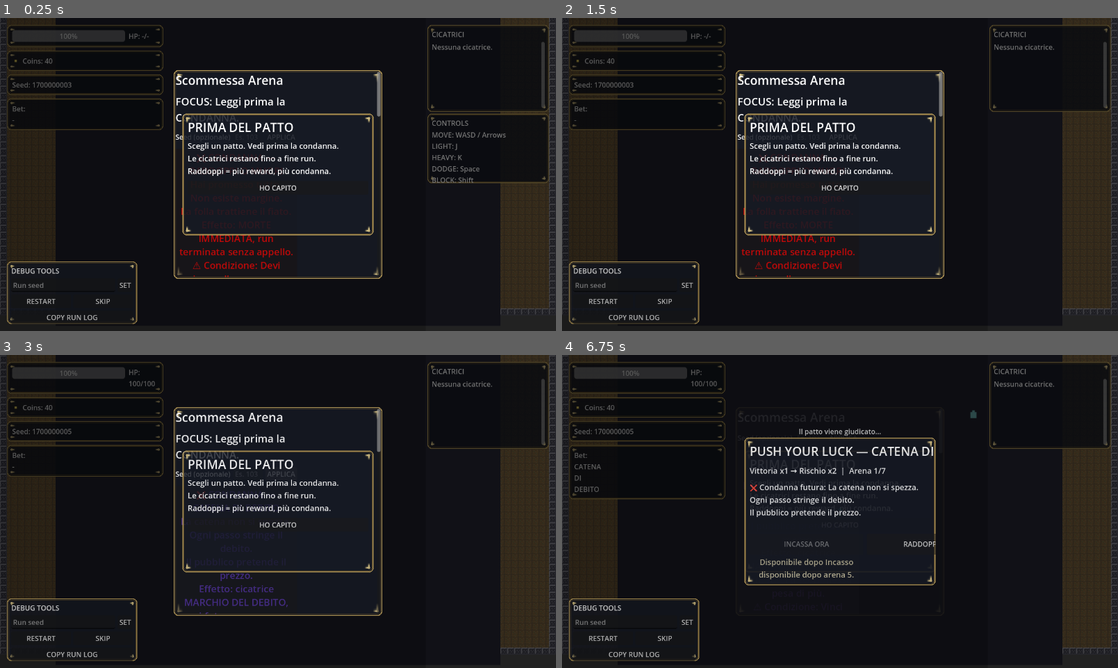
Above: before the commit, frames 1-4 (two rows, left to right).
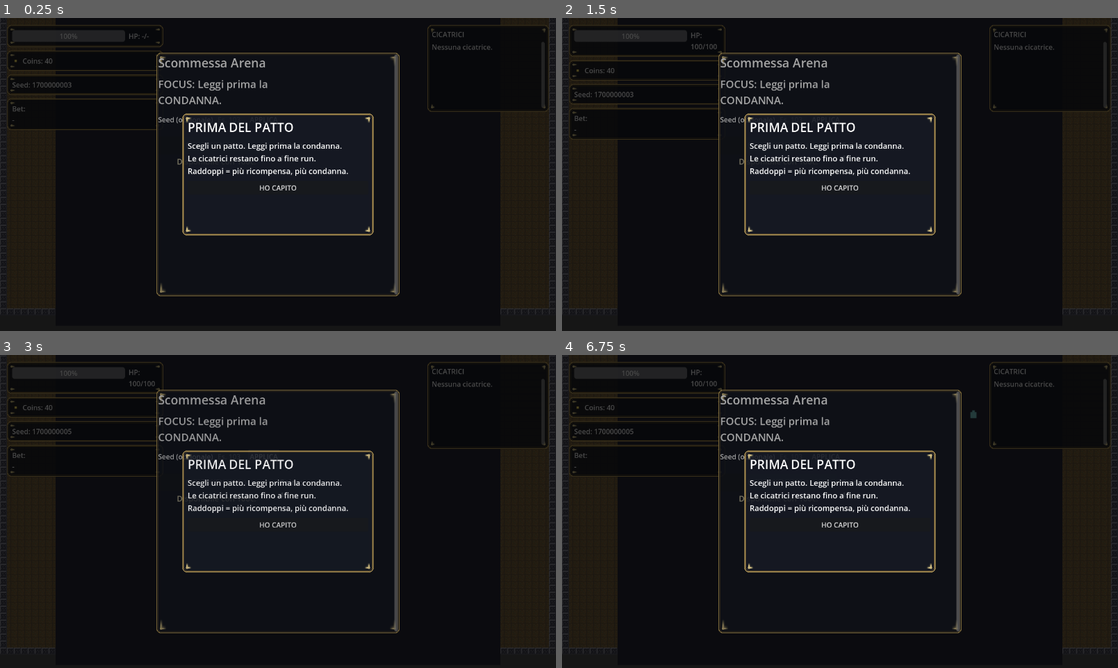
Above: after the commit, the same moments.

Repository: Faratas410/Gallicus-2.0
Game: Godot game, scene res://scenes/Main.tscn
Same seed, same stepped clock (60 frames per second), same inputs: the game is played once before the commit and once after it.
Inputs (mouse positions are in pixels of both pictures, inside the frame that each line leads up to):
- Up to frame 1 (0.25 s): no input
- Up to frame 2 (1.5 s): click "SET" (after the commit: "APPLICA") at 0.5 s; click (600, 299) at 1.25 s, where only the run before the commit has a clickable "RESTART"
- Up to frame 3 (3 s): click (72, 655) at 2 s, where only the run before the commit has a clickable "COPY RUN LOG"; click "APPLICA" at 2.75 s
- Up to frame 4 (6.75 s): click (600, 636) at 3.5 s, where only the run before the commit has a clickable "RESTART"; click (600, 636) at 4.25 s, where only the run before the commit has a clickable "RESTART"; click (667, 636) at 5 s, where only the run before the commit has a clickable "SKIP"; click (667, 636) at 5.75 s, where only the run before the commit has a clickable "SKIP"; click (795, 602) at 6.5 s, where only the run before the commit has a clickable "❌ CONDANNA — CATENA DI DEBITO…"

The runs differ from the first frame. In frame 1, 6.0% of the frame differs, in the area x 1-100%, y 0-98%; in frame 2, 7.2%; in frame 3, 5.2%; in frame 4, 7.0%.
Error after the commit: Invalid assignment of property or key 'text_alignment' with value of type 'int' on a base object of type 'Button'. (res://scripts/ui/ui_root.gd:1346)

Commit message:
Hard cleanup level 3 gameplay/UI

Diff:
--- a/scenes/UI.tscn
+++ b/scenes/UI.tscn
@@ -229,69 +229,6 @@
 autowrap_mode = 2
 text = "Il patto viene giudicato..."
 
-[node name="DebugOverlay" type="Label" parent="HUD"]
-mouse_filter = 2
-anchor_left = 0.0
-anchor_top = 0.0
-anchor_right = 0.0
-anchor_bottom = 0.0
-offset_left = 16.0
-offset_top = 16.0
-offset_right = 256.0
-offset_bottom = 156.0
-horizontal_alignment = 0
-text = "Seed: 0\nArena: 0\nEscalation: 0\nActive Bet: -\nScars: [-]"
-
-[node name="DebugTools" type="Panel" parent="HUD"]
-visible = false
-z_index = 120
-anchor_left = 0.0
-anchor_top = 1.0
-anchor_right = 0.0
-anchor_bottom = 1.0
-offset_left = 16.0
-offset_top = -160.0
-offset_right = 316.0
-offset_bottom = -16.0
-custom_minimum_size = Vector2(300, 144)
-theme_override_styles/panel = SubResource("StyleBoxTexture_1")
-
-[node name="DebugToolsVBox" type="VBoxContainer" parent="HUD/DebugTools"]
-anchor_right = 1.0
-anchor_bottom = 1.0
-offset_left = 10.0
-offset_top = 10.0
-offset_right = -10.0
-offset_bottom = -10.0
-theme_override_constants/separation = 6
-
-[node name="DebugToolsTitle" type="Label" parent="HUD/DebugTools/DebugToolsVBox"]
-text = "DEBUG TOOLS"
-
-[node name="SeedRow" type="HBoxContainer" parent="HUD/DebugTools/DebugToolsVBox"]
-theme_override_constants/separation = 6
-
-[node name="SeedInput" type="LineEdit" parent="HUD/DebugTools/DebugToolsVBox/SeedRow"]
-size_flags_horizontal = 3
-placeholder_text = "Run seed"
-
-[node name="SeedButton" type="Button" parent="HUD/DebugTools/DebugToolsVBox/SeedRow"]
-text = "SET"
-
-[node name="DebugButtons" type="HBoxContainer" parent="HUD/DebugTools/DebugToolsVBox"]
-theme_override_constants/separation = 6
-
-[node name="RestartRunButton" type="Button" parent="HUD/DebugTools/DebugToolsVBox/DebugButtons"]
-size_flags_horizontal = 3
-text = "RESTART"
-
-[node name="SkipArenaButton" type="Button" parent="HUD/DebugTools/DebugToolsVBox/DebugButtons"]
-size_flags_horizontal = 3
-text = "SKIP"
-
-[node name="CopyLogButton" type="Button" parent="HUD/DebugTools/DebugToolsVBox"]
-text = "COPY RUN LOG"
-
 [node name="WorldUI" type="Control" parent="."]
 mouse_filter = 2
 anchor_right = 1.0
@@ -320,19 +257,24 @@
 
 [node name="OnboardingModal" type="Control" parent="Modals"]
 visible = false
-mouse_filter = 2
-z_index = 96
+mouse_filter = 0
+z_index = 200
 anchor_left = 0.0
 anchor_top = 0.0
 anchor_right = 1.0
 anchor_bottom = 1.0
 
 [node name="OnboardingBlocker" type="ColorRect" parent="Modals/OnboardingModal"]
-mouse_filter = 2
-anchor_right = 1.0
-anchor_bottom = 1.0
-offset_right = -300.0
-color = Color(0, 0, 0, 0.2)
+mouse_filter = 0
+anchor_left = 0.0
+anchor_top = 0.0
+anchor_right = 1.0
+anchor_bottom = 1.0
+offset_left = 0.0
+offset_top = 0.0
+offset_right = 0.0
+offset_bottom = 0.0
+color = Color(0, 0, 0, 0.35)
 
 [node name="OnboardingPanel" type="Panel" parent="Modals/OnboardingModal"]
 visible = false
@@ -365,7 +307,7 @@
 [node name="OnboardingText" type="Label" parent="Modals/OnboardingModal/OnboardingPanel/OnboardingVBox"]
 autowrap_mode = 2
 theme_override_font_sizes/font_size = 18
-text = "Scegli un patto. Vedi prima la condanna.\nLe cicatrici restano fino a fine run.\nRaddoppi = più reward, più condanna."
+text = "Scegli un patto. Leggi prima la condanna.\nLe cicatrici restano fino a fine run.\nRaddoppi = più ricompensa, più condanna."
 
 [node name="OnboardingButton" type="Button" parent="Modals/OnboardingModal/OnboardingPanel/OnboardingVBox"]
 focus_mode = 2
@@ -396,12 +338,12 @@
 anchor_top = 0.5
 anchor_right = 0.5
 anchor_bottom = 0.5
-offset_left = -240.0
-offset_top = -240.0
-offset_right = 240.0
-offset_bottom = 240.0
+offset_left = -280.0
+offset_top = -280.0
+offset_right = 280.0
+offset_bottom = 280.0
 clip_contents = true
-custom_minimum_size = Vector2(480, 480)
+custom_minimum_size = Vector2(560, 560)
 theme_override_styles/panel = SubResource("StyleBoxTexture_1")
 
 [node name="BetScroll" type="ScrollContainer" parent="Modals/BetModal/BetPanel"]
@@ -522,7 +464,7 @@
 autowrap_mode = 2
 theme_override_font_sizes/font_size = 18
 modulate = Color(0.75, 0.72, 0.6, 1)
-text = "Disponibile dopo questa arena."
+text = "Disponibile dopo l'arena in corso."
 
 [node name="BuyTokenInfo" type="Label" parent="Modals/BetModal/BetPanel/BetScroll/BetVBox/BuyTokenRow"]
 autowrap_mode = 2
@@ -606,7 +548,7 @@
 autowrap_mode = 2
 theme_override_font_sizes/font_size = 18
 modulate = Color(0.75, 0.72, 0.6, 1)
-text = "Disponibile dopo questa arena."
+text = "Disponibile dopo l'arena in corso."
 
 [node name="PushLuckDoubleBox" type="VBoxContainer" parent="Modals/PushLuckModal/PushLuckPanel/PushLuckVBox/PushLuckButtons"]
 size_flags_horizontal = 3
@@ -623,7 +565,7 @@
 autowrap_mode = 2
 theme_override_font_sizes/font_size = 18
 modulate = Color(0.75, 0.72, 0.6, 1)
-text = "Disponibile dopo questa arena."
+text = "Disponibile dopo l'arena in corso."
 
 [node name="ScarsDetailPanel" type="Panel" parent="Modals"]
 visible = false
@@ -794,26 +736,3 @@
 size_flags_horizontal = 3
 autowrap_mode = 2
 text = "Nessuna cicatrice."
-
-[node name="ControlsHintPanel" type="Panel" parent="HUD/SafeMargin/TopRow/RightColumn"]
-visible = true
-mouse_filter = 2
-clip_contents = true
-custom_minimum_size = Vector2(280, 160)
-theme_override_styles/panel = SubResource("StyleBoxTexture_1")
-
-[node name="ControlsVBox" type="VBoxContainer" parent="HUD/SafeMargin/TopRow/RightColumn/ControlsHintPanel"]
-anchor_right = 1.0
-anchor_bottom = 1.0
-offset_left = 10.0
-offset_top = 10.0
-offset_right = -10.0
-offset_bottom = -10.0
-
-[node name="ControlsTitle" type="Label" parent="HUD/SafeMargin/TopRow/RightColumn/ControlsHintPanel/ControlsVBox"]
-autowrap_mode = 2
-text = "CONTROLS"
-
-[node name="ControlsText" type="Label" parent="HUD/SafeMargin/TopRow/RightColumn/ControlsHintPanel/ControlsVBox"]
-autowrap_mode = 2
-text = "MOVE: WASD / Arrows\nLIGHT: J\nHEAVY: K\nDODGE: Space\nBLOCK: Shift"
--- a/scripts/Arena.gd
+++ b/scripts/Arena.gd
@@ -34,6 +34,8 @@
 	print("Arena ready")
 	_rng.randomize()
 	add_to_group("arena")
+	if _is_visual_only():
+		set_visual_only(true)
 	var run_started_callable: Callable = Callable(self, "_on_run_started")
 	if not GameEvents.run_started.is_connected(run_started_callable):
 		GameEvents.run_started.connect(run_started_callable)
@@ -222,6 +224,9 @@
 		start_next_wave()
 
 func _on_run_started() -> void:
+	if _is_visual_only():
+		set_visual_only(true)
+		return
 	set_process(true)
 	set_physics_process(true)
 
--- a/scripts/Player.gd
+++ b/scripts/Player.gd
@@ -42,6 +42,7 @@
 var _dodge_speed_multiplier: float = 1.0
 var input_locked: bool = false
 @onready var sword_sprite: Sprite2D = get_node_or_null("SwordSprite") as Sprite2D
+@onready var body_sprite: Sprite2D = get_node_or_null("Visual") as Sprite2D
 
 func _ready() -> void:
 	_base_max_health = max_health
@@ -52,6 +53,12 @@
 	_ensure_placeholder_sprite()
 	if sword_sprite != null:
 		sword_sprite.texture = SWORD_TEX_IDLE
+	if _is_level3_mode():
+		if body_sprite != null:
+			body_sprite.visible = false
+		if sword_sprite != null:
+			sword_sprite.visible = false
+		input_locked = true
 	add_to_group("player")
 	if Engine.has_singleton("GameEvents") and GameEvents != null:
 		if GameEvents.has_signal("gameplay_enabled_changed"):
@@ -61,6 +68,10 @@
 		input_locked = not GameEvents.gameplay_enabled
 
 func _physics_process(delta: float) -> void:
+	if _is_level3_mode():
+		velocity = Vector2.ZERO
+		move_and_slide()
+		return
 	if input_locked:
 		velocity = Vector2.ZERO
 		move_and_slide()
@@ -87,6 +98,12 @@
 
 func set_input_locked(locked: bool) -> void:
 	input_locked = locked
+
+func _is_level3_mode() -> bool:
+	var manager: Node = get_tree().get_first_node_in_group("run_manager")
+	if manager != null and manager.has_method("is_level3_mode"):
+		return bool(manager.call("is_level3_mode"))
+	return false
 
 func _on_gameplay_enabled_changed(enabled: bool) -> void:
 	set_input_locked(not enabled)
--- a/scripts/entities/enemy_basic.gd
+++ b/scripts/entities/enemy_basic.gd
@@ -32,6 +32,12 @@
 	add_to_group("enemies")
 	_reset_to_base()
 	_emit_health()
+	if _is_level3_mode():
+		var visual: CanvasItem = get_node_or_null("Visual") as CanvasItem
+		if visual != null:
+			visual.visible = false
+		set_process(false)
+		set_physics_process(false)
 
 func _physics_process(delta: float) -> void:
 	if ai_locked:
@@ -144,3 +150,9 @@
 	if _health_bar != null:
 		_health_bar.call("set_health", _current_health, max_health)
 	health_changed.emit(_current_health, max_health)
+
+func _is_level3_mode() -> bool:
+	var manager: Node = get_tree().get_first_node_in_group("run_manager")
+	if manager != null and manager.has_method("is_level3_mode"):
+		return bool(manager.call("is_level3_mode"))
+	return false
--- a/scripts/pickups/Pickup.gd
+++ b/scripts/pickups/Pickup.gd
@@ -21,6 +21,8 @@
 		queue_free()
 
 func _on_body_entered(body: Node) -> void:
+	if _is_level3_mode():
+		return
 	if not body.is_in_group("player"):
 		return
 	match pickup_type:
@@ -37,3 +39,9 @@
 			if GameEvents.has_signal("request_add_coins"):
 				GameEvents.request_add_coins.emit(value)
 	queue_free()
+
+func _is_level3_mode() -> bool:
+	var manager: Node = get_tree().get_first_node_in_group("run_manager")
+	if manager != null and manager.has_method("is_level3_mode"):
+		return bool(manager.call("is_level3_mode"))
+	return false
--- a/scripts/systems/run_manager.gd
+++ b/scripts/systems/run_manager.gd
@@ -1978,7 +1978,7 @@
 	if _cashout_lock_remaining > 0:
 		return "Decima di Sangue: incasso bloccato (%d arena)" % _cashout_lock_remaining
 	if _run_state.arena_index < _level3_min_cashout_arenas:
-		return "Incasso disponibile dopo arena %d" % _level3_min_cashout_arenas
+		return "Incasso disponibile dopo Arena %d" % _level3_min_cashout_arenas
 	return ""
 
 func _get_double_lock_reason() -> String:
@@ -2426,7 +2426,12 @@
 func is_live() -> bool:
 	return phase == RunPhase.LIVE
 
+func is_level3_mode() -> bool:
+	return LEVEL3_ENABLED
+
 func is_visual_only() -> bool:
+	if LEVEL3_ENABLED:
+		return true
 	return _resolving_arena or _waiting_for_bet or _waiting_for_push_luck or _run_state.run_is_over or _is_game_over
 
 func set_phase(p: Variant) -> void:
--- a/scripts/ui/ui_root.gd
+++ b/scripts/ui/ui_root.gd
@@ -889,6 +889,7 @@
 		return
 	_onboarding_visible = true
 	_set_onboarding_modal(true)
+	_set_bet_buttons_enabled(false)
 	if GameEvents.has_signal("modal_opened"):
 		GameEvents.modal_opened.emit("onboarding")
 	_refresh_modal_dimmer()
@@ -900,6 +901,7 @@
 		return
 	_onboarding_visible = false
 	_set_onboarding_modal(false)
+	_set_bet_buttons_enabled(true)
 	if GameEvents.has_signal("modal_closed"):
 		GameEvents.modal_closed.emit("onboarding")
 	_refresh_modal_dimmer()
@@ -1126,30 +1128,24 @@
 	if push_luck_cashout_button != null:
 		push_luck_cashout_button.disabled = cashout_locked
 		if cashout_locked and cashout_reason != "":
-			push_luck_cashout_button.tooltip_text = "Disponibile dopo %s" % cashout_reason
+			push_luck_cashout_button.tooltip_text = cashout_reason
 		else:
 			push_luck_cashout_button.tooltip_text = ""
 	if push_luck_cashout_note != null:
 		if cashout_locked:
-			var note_text: String = "Disponibile dopo questa arena."
-			if cashout_reason != "":
-				note_text = "Disponibile dopo %s." % cashout_reason
-			push_luck_cashout_note.text = note_text
+			push_luck_cashout_note.text = _format_lock_note(cashout_reason, "Disponibile dopo l'arena in corso.")
 			push_luck_cashout_note.visible = true
 		else:
 			push_luck_cashout_note.visible = false
 	if push_luck_double_button != null:
 		push_luck_double_button.disabled = double_locked
 		if double_locked and double_reason != "":
-			push_luck_double_button.tooltip_text = "Disponibile dopo %s" % double_reason
+			push_luck_double_button.tooltip_text = double_reason
 		else:
 			push_luck_double_button.tooltip_text = ""
 	if push_luck_double_note != null:
 		if double_locked:
-			var note_text: String = "Disponibile dopo questa arena."
-			if double_reason != "":
-				note_text = "Disponibile dopo %s." % double_reason
-			push_luck_double_note.text = note_text
+			push_luck_double_note.text = _format_lock_note(double_reason, "Disponibile dopo l'arena in corso.")
 			push_luck_double_note.visible = true
 		else:
 			push_luck_double_note.visible = false
@@ -1341,12 +1337,13 @@
 
 func _create_bet_button(bet_id: String, bet: Dictionary) -> Button:
 	var button: Button = Button.new()
-	button.custom_minimum_size = Vector2(0, 160)
+	button.custom_minimum_size = Vector2(0, 190)
 	button.size_flags_horizontal = Control.SIZE_EXPAND_FILL
 	button.size_flags_vertical = Control.SIZE_EXPAND_FILL
 	button.autowrap_mode = TextServer.AUTOWRAP_WORD_SMART
-	button.add_theme_font_size_override("font_size", 22)
+	button.add_theme_font_size_override("font_size", 20)
 	button.text = _format_bet_button_text(bet_id, bet)
+	button.text_alignment = HORIZONTAL_ALIGNMENT_LEFT
 	button.disabled = false
 	button.mouse_filter = Control.MOUSE_FILTER_STOP
 	var pressed_callable: Callable = Callable(self, "_on_bet_choice_pressed").bind(bet_id)
@@ -1362,16 +1359,24 @@
 	var doom_text: String = str(bet.get("doom", ""))
 	var lines: Array[String] = []
 	if doom_text != "":
-		lines.append("❌ CONDANNA — %s" % name_text)
+		lines.append("❌ Condanna — %s" % name_text)
 		lines.append("%s" % doom_text)
 	else:
-		lines.append("❌ CONDANNA — %s" % name_text)
+		lines.append("❌ Condanna — %s" % name_text)
 	if condition_text != "":
 		lines.append("⚠️ Condizione: %s" % condition_text)
 	if pact_text != "":
 		lines.append("✅ Patto: %s" % pact_text)
 	return "\n".join(lines)
 
+func _format_lock_note(reason: String, fallback: String) -> String:
+	var text: String = reason.strip_edges()
+	if text == "":
+		text = fallback
+	if not text.ends_with("."):
+		text += "."
+	return text
+
 func _clear_bet_buttons() -> void:
 	_bet_buttons.clear()
 	if bet_buttons_container == null:
@@ -1379,6 +1384,13 @@
 	for child in bet_buttons_container.get_children():
 		if child is Node:
 			child.queue_free()
+
+func _set_bet_buttons_enabled(enabled: bool) -> void:
+	for button: Button in _bet_buttons:
+		if button != null:
+			button.disabled = not enabled
+	if bet_confirm_button != null:
+		bet_confirm_button.disabled = not enabled
 
 func _apply_bet_button_style(button: Button, bet_id: String) -> void:
 	if button == null:
